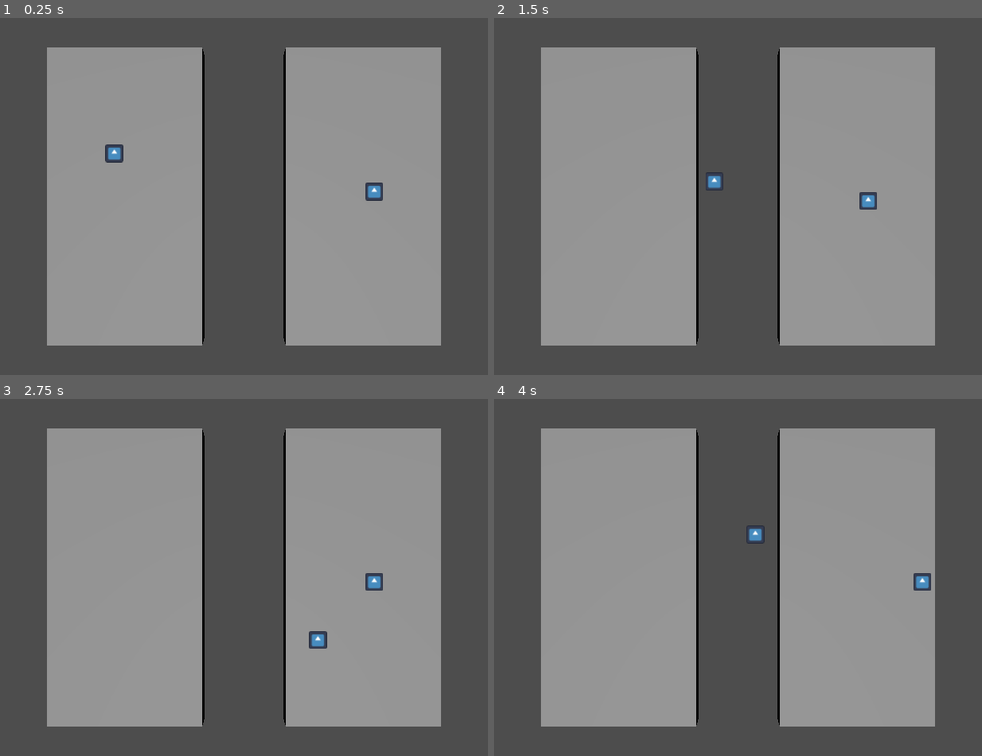
Above: before the commit, frames 1-4 (two rows, left to right).
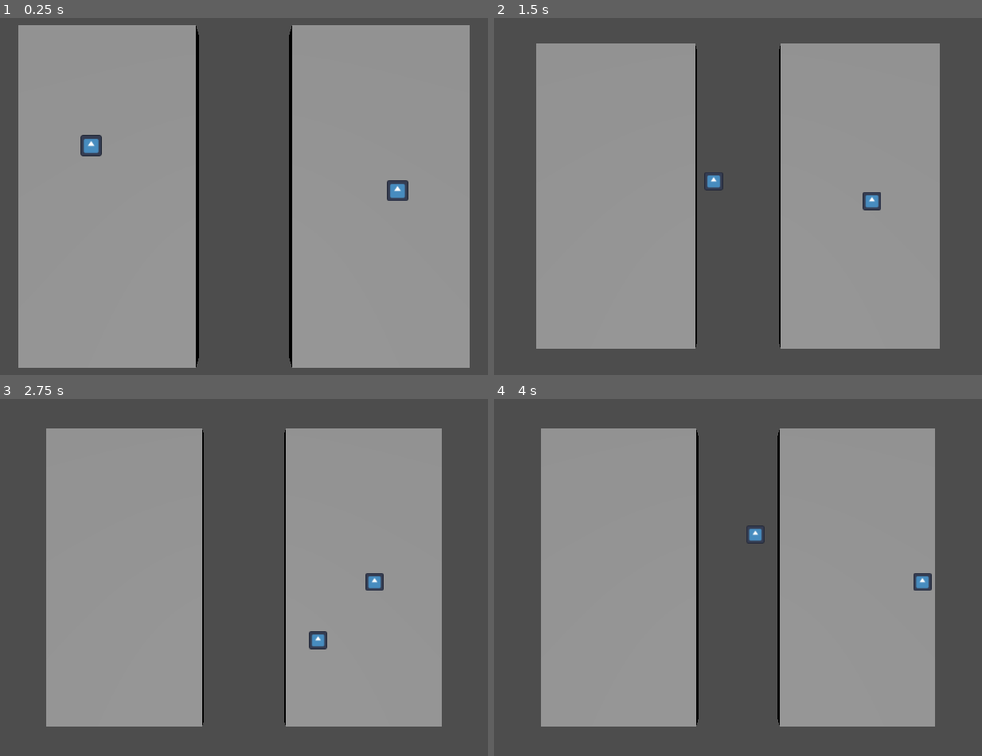
Above: after the commit, the same moments.

Repository: PfandBoss/SemesterGameJam2022
Game: Godot game, scene res://Nodes/game.tscn
Same seed, same stepped clock (60 frames per second), same inputs: the game is played once before the commit and once after it. The project has no main scene, so this scene is started directly. The engine's default icon, where the game draws it, is replaced by a stand-in: a white triangle on a blue panel in a dark square.
Inputs:
- Up to frame 1 (0.25 s): no input
- Up to frame 2 (1.5 s): hold D (p1_right) 0.53-1.28 s; tap G (p1_interact) at 0.6 s; hold S (p1_down) from 1.28 s (still down); tap Down (p2_down) at 1.35 s
- Up to frame 3 (2.75 s): release S (p1_down) at 2.03 s; hold D (p1_right) from 2.03 s (still down); tap . (p2_interact) at 2.1 s
- Up to frame 4 (4 s): release D (p1_right) at 2.78 s; hold W (p1_up) 2.78-3.53 s; tap Left (p2_left) at 2.85 s; hold A (p1_left) from 3.53 s (still down); hold Right (p2_right) from 3.53 s (still down)

The runs differ from the first frame. In frame 1, 23% of the frame differs, in the area x 3-97%, y 2-98%; in frame 2, 3.9%; in frame 3, 0.6%; in frame 4, less than 0.1%.
Error in both runs: Invalid access to property or key 'shoot' on a base object of type 'Nil'. (res://scripts/Train.gd:22)

Commit message:
revert

Diff:
--- a/project.godot
+++ b/project.godot
@@ -48,11 +48,6 @@
 "class": &"TrainEngine",
 "language": &"GDScript",
 "path": "res://scripts/Modules/Engine.gd"
-}, {
-"base": "StraightMapNode",
-"class": &"TurnMapNode",
-"language": &"GDScript",
-"path": "res://scripts/Logic/TurnMapNode.gd"
 }]
 _global_script_class_icons={
 "Cannon": "",
@@ -62,8 +57,7 @@
 "Storage": "",
 "StraightMapNode": "",
 "Train": "",
-"TrainEngine": "",
-"TurnMapNode": ""
+"TrainEngine": ""
 }
 
 [application]
--- a/scripts/Logic/Game.gd
+++ b/scripts/Logic/Game.gd
@@ -1,9 +1,15 @@
 extends Node
 class_name Game
+
+const CHILL = 0
+const FIGHTING = 1
+
 
 #Signals
 signal ammo_pickup
 signal shoot
+
+var fight_state = CHILL
 
 var t = 0.0
 
@@ -19,6 +25,7 @@
 	p2_node = StartNode
 	p2_train.get_node("CharacterBody3D").is_player1 = false
 	p2_train.is_P1 = false
+	p1_train.current_speed = 10
 	p1_train.hit.connect(_on_hit_player)
 	p2_train.hit.connect(_on_hit_player)
 
@@ -43,6 +50,16 @@
 		p2_node = p2_node._on_train_exit(p2_train)
 		p2_train.current_distance = distance_delta
 
+	if(p1_node == p2_node && p1_train.current_distance - p2_train.current_distance < 2):
+		if(fight_state == CHILL):
+			var tween = create_tween()
+			tween.tween_property($Camera3D, "position", Vector3(0,10,0), 1)
+			fight_state = FIGHTING
+	else:
+		fight_state = CHILL
+		var tween = create_tween()
+		tween.tween_property($Camera3D, "position", Vector3(0,20,0), 1)
+
 
 	if Input.is_action_pressed("test"):
 		emit_signal("shoot")
